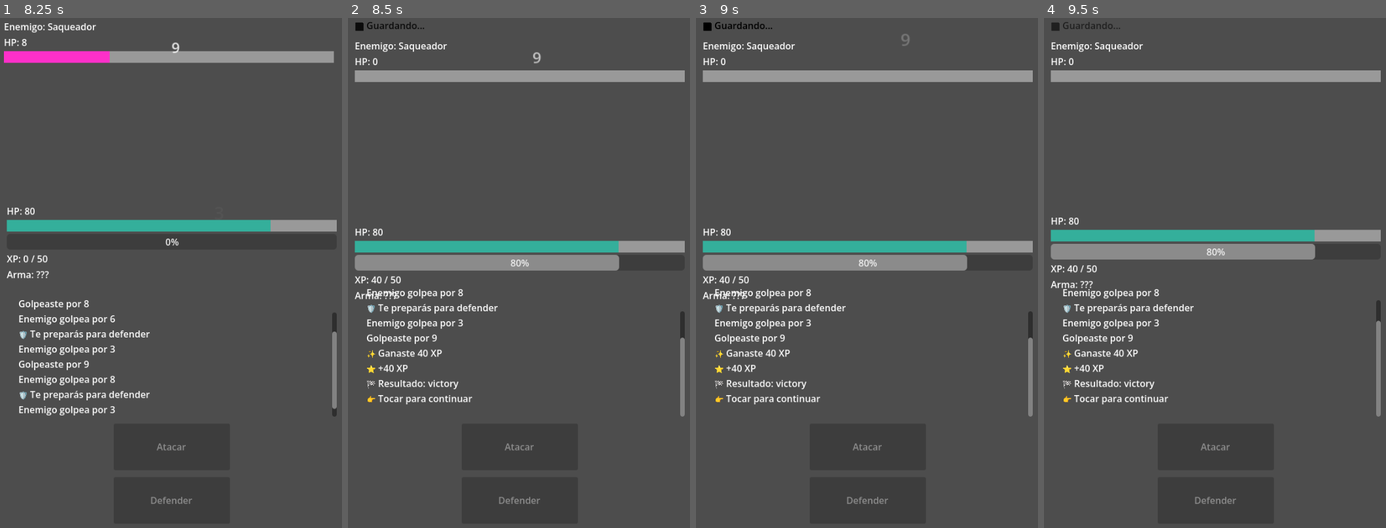
Above: before the commit, frames 1-4 (left to right).
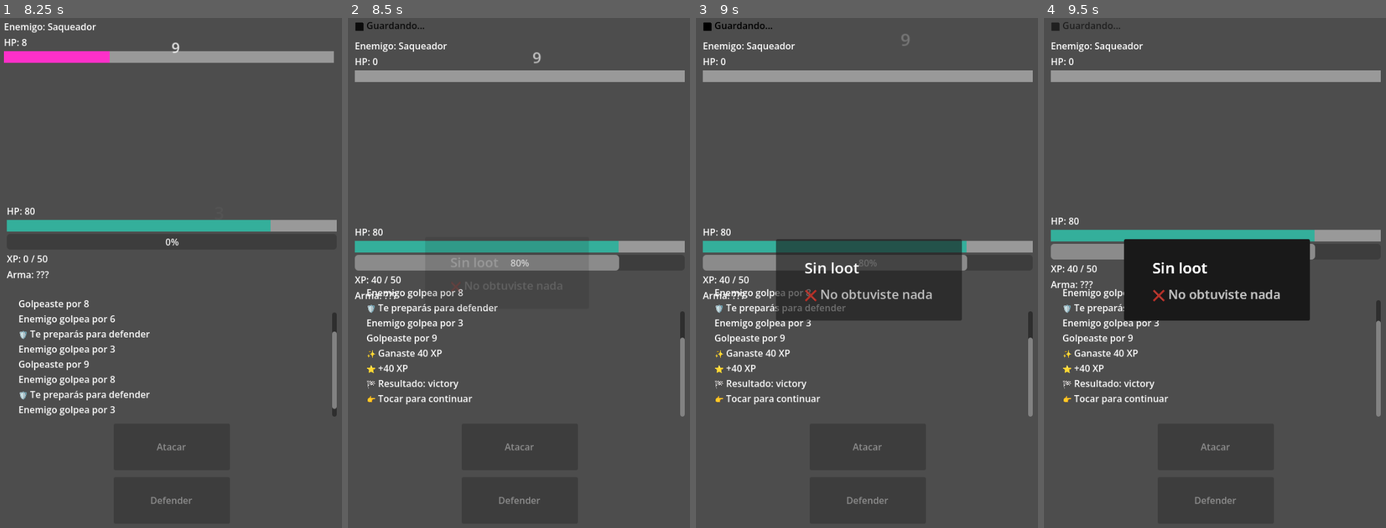
Above: after the commit, the same moments.

Repository: MirandaFrancoCBA/apocalypsheep
Game: Godot game, scene res://scenes/main_menu.tscn
Same seed, same stepped clock (60 frames per second), same inputs: the game is played once before the commit and once after it.
Inputs:
- Up to frame 1 (8.25 s): click "CONTINUAR" at 0.5 s; click "Ciudad destruida (Lv 1-3)" at 1.25 s; click "Atacar" at 2 s; click "Defender" at 3.5 s; click "Atacar" at 5 s; tap Enter at 5.75 s; click "Defender" at 6.5 s; click "Atacar" at 8 s
- Up to frame 2 (8.5 s): no input
- Up to frame 3 (9 s): no input
- Up to frame 4 (9.5 s): no input

Frame 1 is identical in both runs. In frame 2, 0.1% of the frame differs, in the area x 22-53%, y 47-57%; in frame 3, 8.5%; in frame 4, 8.6%, in the area x 23-78%, y 43-60%.

Commit message:
Feat: new loot popup

Diff:
--- a/data/items.json
+++ b/data/items.json
@@ -11,7 +11,7 @@
       "name": "Rifle Antiguo del Sol",
       "type": "weapon",
       "damage": 100,
-      "rarity": "Epic"
+      "rarity": "epic"
     },
     {
       "id": "rifle_01",
--- a/scenes/ui/loot_popup.gd
+++ /dev/null
@@ -1,11 +0,0 @@
-extends Control
-
-
-# Called when the node enters the scene tree for the first time.
-func _ready() -> void:
-	pass # Replace with function body.
-
-
-# Called every frame. 'delta' is the elapsed time since the previous frame.
-func _process(delta: float) -> void:
-	pass
--- a/scenes/ui/loot_popup.tscn
+++ b/scenes/ui/loot_popup.tscn
@@ -1,6 +1,6 @@
 [gd_scene format=3 uid="uid://djrl72x2d4ns5"]
 
-[ext_resource type="Script" uid="uid://b5ueht61xwu6c" path="res://scenes/ui/loot_popup.gd" id="1_x5r40"]
+[ext_resource type="Script" uid="uid://qd2cwb0t70wb" path="res://scripts/ui/loot_popup.gd" id="1_x5r40"]
 
 [node name="LootPopup" type="Control" unique_id=1048732134]
 custom_minimum_size = Vector2(400, 200)
@@ -53,4 +53,3 @@
 [node name="LabelItem" type="Label" parent="Panel/VBoxContainer" unique_id=1983101633]
 layout_mode = 2
 theme_override_font_sizes/font_size = 22
-text = "Espada Rota"
--- a/scripts/ui/combat_screen.gd
+++ b/scripts/ui/combat_screen.gd
@@ -317,13 +317,14 @@
 
 		if _roll_drop():
 			var loot = _generate_loot()
-
 			if loot.size() > 0:
 				GameManager.add_item_to_inventory(loot)
 				add_log("🎁 Obtuviste: " + loot.get("name", "Item"))
-				_show_loot_popup(loot)
+				_show_loot_popup(loot)       # ✅ con loot
 			else:
-				add_log("❌ No obtuviste nada...")
+				_show_loot_popup({})         # ✅ sin loot
+		else:
+			_show_loot_popup({})             # ✅ drop falló
 
 	add_log("🏁 Resultado: " + result)
 	add_log("👉 Tocar para continuar")
@@ -545,10 +546,18 @@
 	label.queue_free()
 
 func _show_loot_popup(item: Dictionary) -> void:
-	var popup = load("res://scenes/ui/loot_popup.tscn").instantiate()
-
-	# ✅ Agregar al root de la escena, no al VBox/Margin
+
+	var scene = load("res://scenes/ui/loot_popup.tscn")
+
+	var popup = scene.instantiate()
+
 	get_tree().current_scene.add_child(popup)
 
+
 	popup.z_index = 10
-	popup.show_loot(item)
+
+	if popup.has_method("show_loot"):
+		popup.show_loot(item)
+	else:
+		print("[LootPopup] ❌ show_loot no existe en este nodo")
+		print("[LootPopup] Métodos disponibles: ", popup.get_method_list().map(func(m): return m["name"]))
--- a/scripts/ui/loot_popup.gd
+++ b/scripts/ui/loot_popup.gd
@@ -1,77 +1,57 @@
 extends Control
 class_name LootPopup
 
-@export var label_name: Label
+@onready var label_title: Label = $Panel/VBoxContainer/LabelTitle
+@onready var label_name: Label = $Panel/VBoxContainer/LabelItem
+
 
 func show_loot(item: Dictionary) -> void:
+	print("[LootPopup] show_loot ejecutado con:", item)
+
+	if label_name == null:
+		push_error("[LootPopup] label_name no está asignado en el inspector")
+		return
 
 	if item.is_empty():
+		if label_title:
+			label_title.text = "Sin loot"
 		label_name.text = "❌ No obtuviste nada"
+		label_name.modulate = Color.GRAY
 	else:
-		var rarity = item.get("rarity", "common")
+		# ✅ normalizar rareza
+		var rarity = item.get("rarity", "common").to_lower()
 		var item_name = item.get("name", "Item")
+
+		if label_title:
+			label_title.text = "🎁 ¡Loot obtenido!"
 
 		label_name.text = _rarity_icon(rarity) + " " + item_name
 
 		match rarity:
-			"common":
-				label_name.modulate = Color.WHITE
-
-			"rare":
-				label_name.modulate = Color(0.4, 0.6, 1.0)
-
-			"epic":
-				label_name.modulate = Color(0.7, 0.4, 1.0)
-
-	var tween = create_tween()
+			"common": label_name.modulate = Color.WHITE
+			"rare":   label_name.modulate = Color.CORNFLOWER_BLUE
+			"epic":   label_name.modulate = Color.MEDIUM_PURPLE
+			_:        label_name.modulate = Color.WHITE
 
 	scale = Vector2(0.7, 0.7)
 	modulate.a = 0.0
 
-	tween.parallel().tween_property(
-		self,
-		"scale",
-		Vector2.ONE,
-		0.25
-	)
+	await get_tree().process_frame
+	var start_y := position.y
 
-	tween.parallel().tween_property(
-		self,
-		"modulate:a",
-		1.0,
-		0.25
-	)
-
-	tween.tween_interval(1.5)
-
-	tween.parallel().tween_property(
-		self,
-		"modulate:a",
-		0.0,
-		0.4
-	)
-
-	tween.parallel().tween_property(
-		self,
-		"position:y",
-		position.y - 20,
-		0.4
-	)
+	var tween = create_tween()
+	tween.parallel().tween_property(self, "scale", Vector2.ONE, 0.25)
+	tween.parallel().tween_property(self, "modulate:a", 2.0, 1.25)
+	tween.tween_interval(5.5)
+	tween.parallel().tween_property(self, "modulate:a", 0.0, 1.0)
+	tween.parallel().tween_property(self, "position:y", start_y - 20, 0.4)
 
 	await tween.finished
-
 	queue_free()
 
 func _rarity_icon(rarity: String) -> String:
 	match rarity:
-		"common":
-			return "⚪"
-
-		"rare":
-			return "🔵"
-
-		"epic":
-			return "🟣"
-
-		_:
-			return "❓"
+		"common": return "⚪"
+		"rare":   return "🔵"
+		"epic":   return "🟣"
+		_:        return "⚪"
Not shown, removed: scenes/ui/loot_popup.gd.uid
